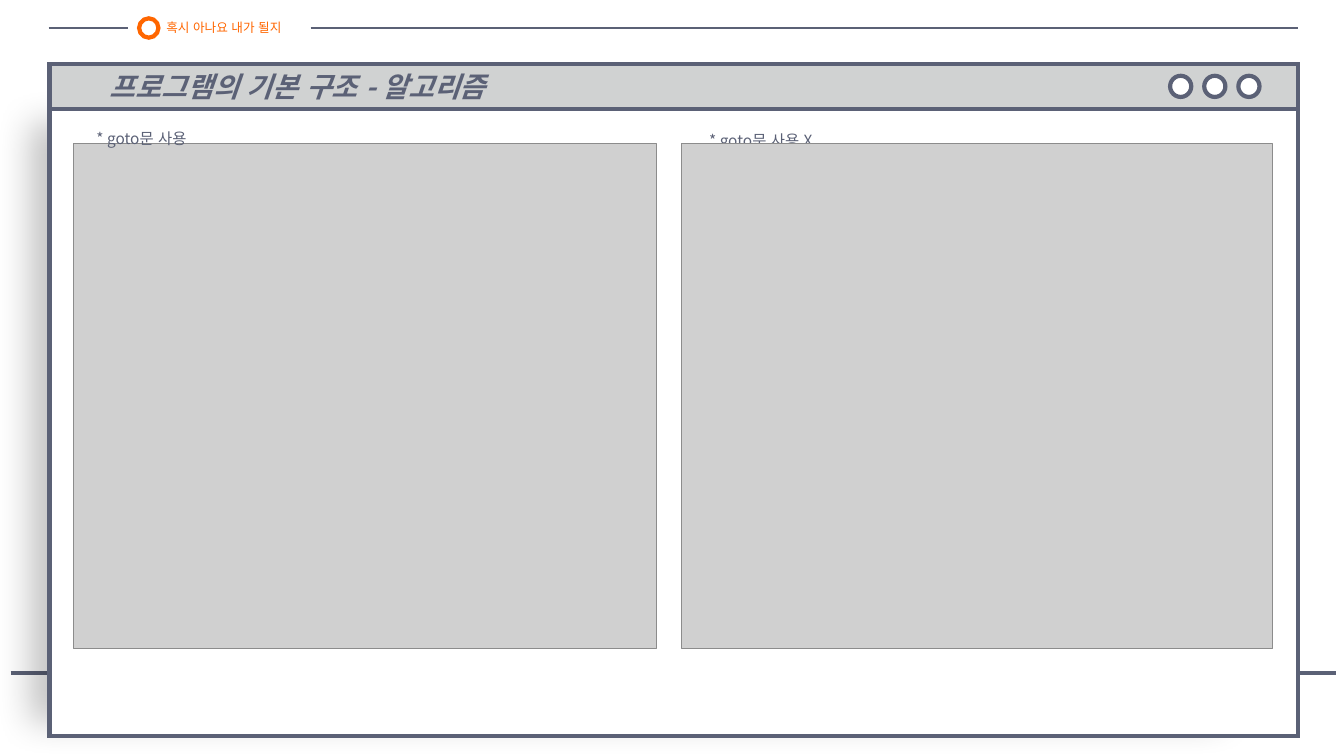
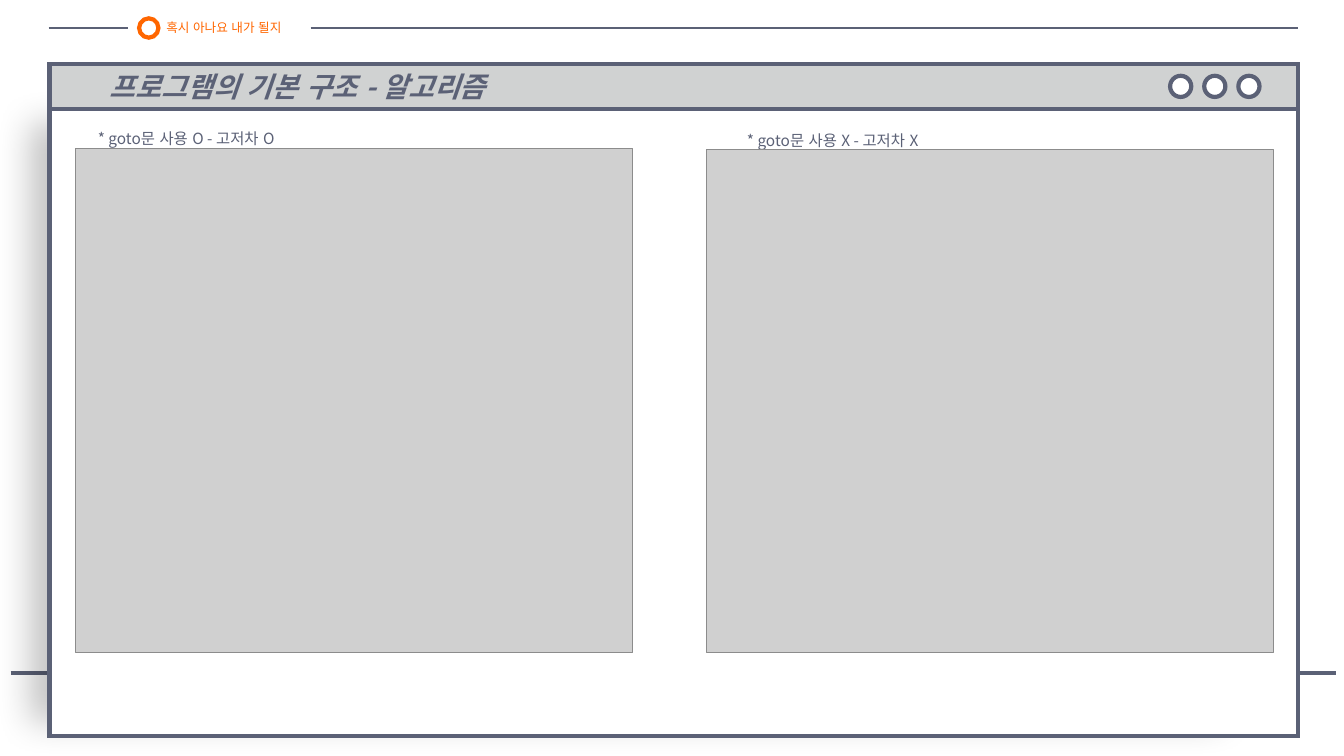
Before and after one commit to galaxy-light/201126-210604, a slide deck: slide 5 of 포트폴리오/로또 번호 추첨기/로또 번호 추첨기 - 양화영.pptx. Drawn at 1344x756 pixels with LibreOffice and Linux fonts; fonts in the diff are those of the drawing; grey boxes stand for pictures. Boxes give left, top, right and bottom in pixels: in the first picture for what was removed or moved away, otherwise in the second. Text is boxed around its words. In the diff, an @@ line names an element or a change of style, - is before the commit and + after.

```diff
--- a/포트폴리오/로또 번호 추첨기/로또 번호 추첨기 - 양화영.pptx
+++ b/포트폴리오/로또 번호 추첨기/로또 번호 추첨기 - 양화영.pptx
@@ picture resized from (x1=74, y1=144, x2=656, y2=649) to (x1=76, y1=148, x2=633, y2=653) @@
@@ text at (x1=108, y1=131, x2=274, y2=149): text changed @@
-* goto문 사용
+* goto문 사용 O - 고저차 O
@@ text at (x1=758, y1=133, x2=919, y2=151): text changed @@
-* goto문 사용 X
+* goto문 사용 X - 고저차 X
@@ picture resized from (x1=683, y1=144, x2=1273, y2=649) to (x1=707, y1=150, x2=1273, y2=653) @@
```
Also in this commit, not shown: 5 other files.
